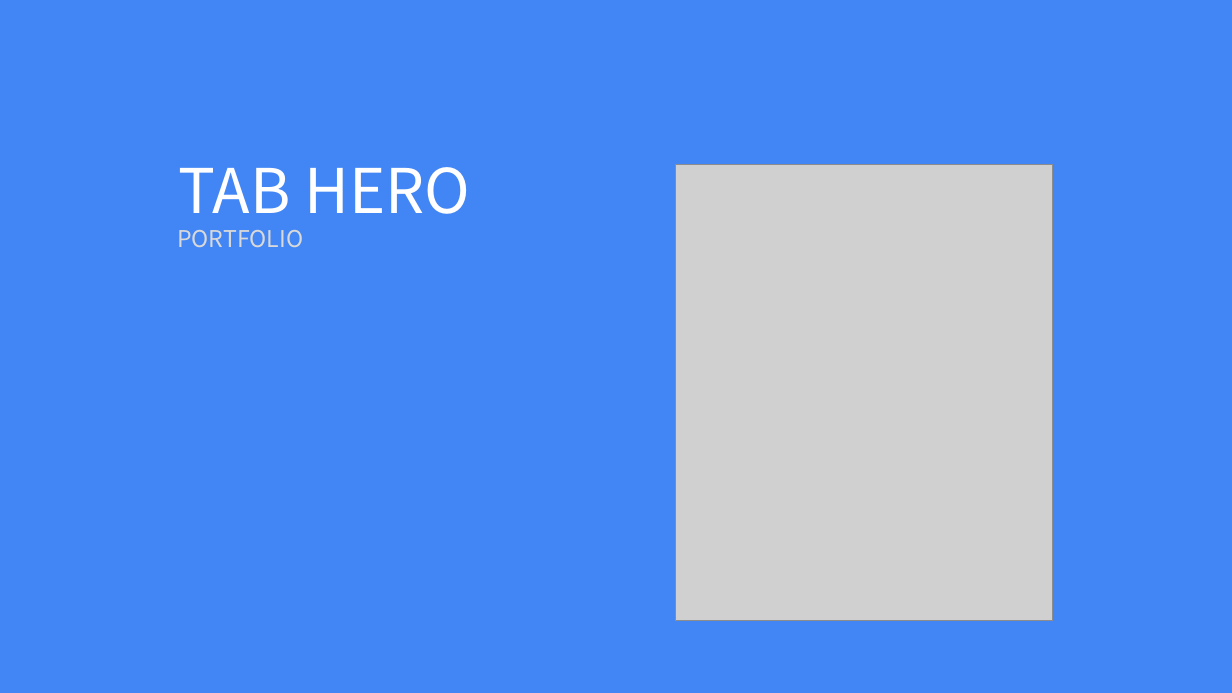
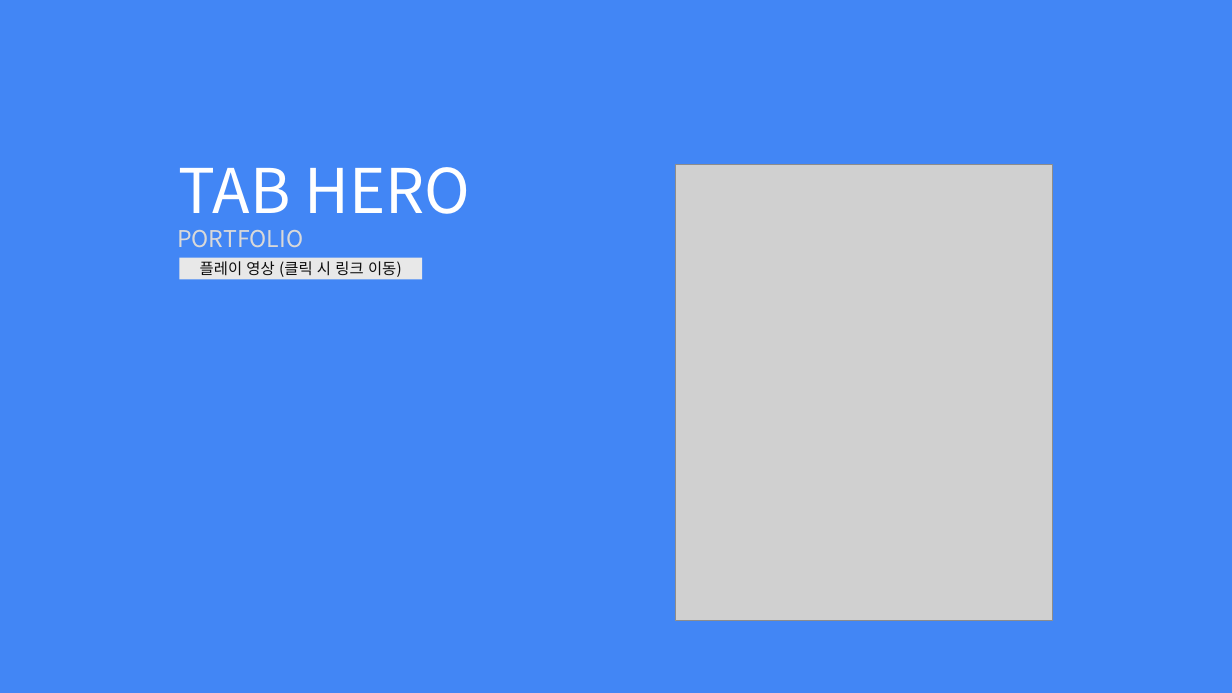
Before and after one commit to Hoyeom/CS-ClickerGame, a slide deck: slide 1 of Documents/TabHero.pptx. Drawn at 1232x693 pixels with LibreOffice and Linux fonts; fonts in the diff are those of the drawing; grey boxes stand for pictures. Boxes give left, top, right and bottom in pixels: in the first picture for what was removed or moved away, otherwise in the second. Text is boxed around its words. In the diff, an @@ line names an element or a change of style, - is before the commit and + after.

```diff
--- a/Documents/TabHero.pptx
+++ b/Documents/TabHero.pptx
@@ rectangle added at (x1=179, y1=258, x2=422, y2=280), fill #E8E8E8, 12 pt, text #0D0D0D @@
+플레이 영상 (클릭 시 링크 이동)
```
Also in this commit, not shown: 1 other slide changed, 1 slide added, 15 other files.
